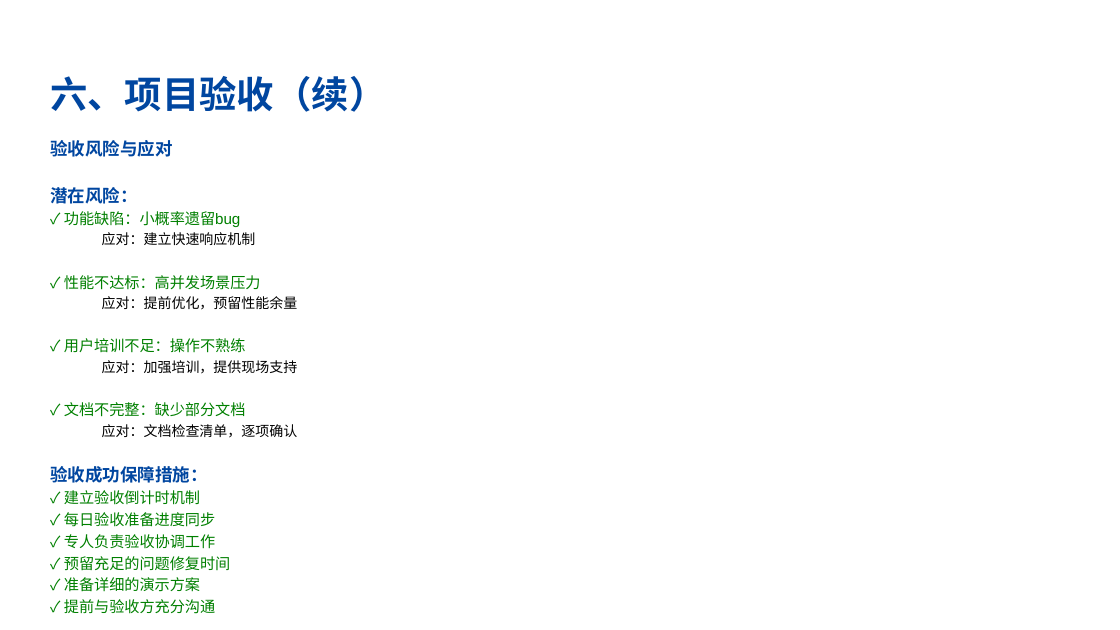
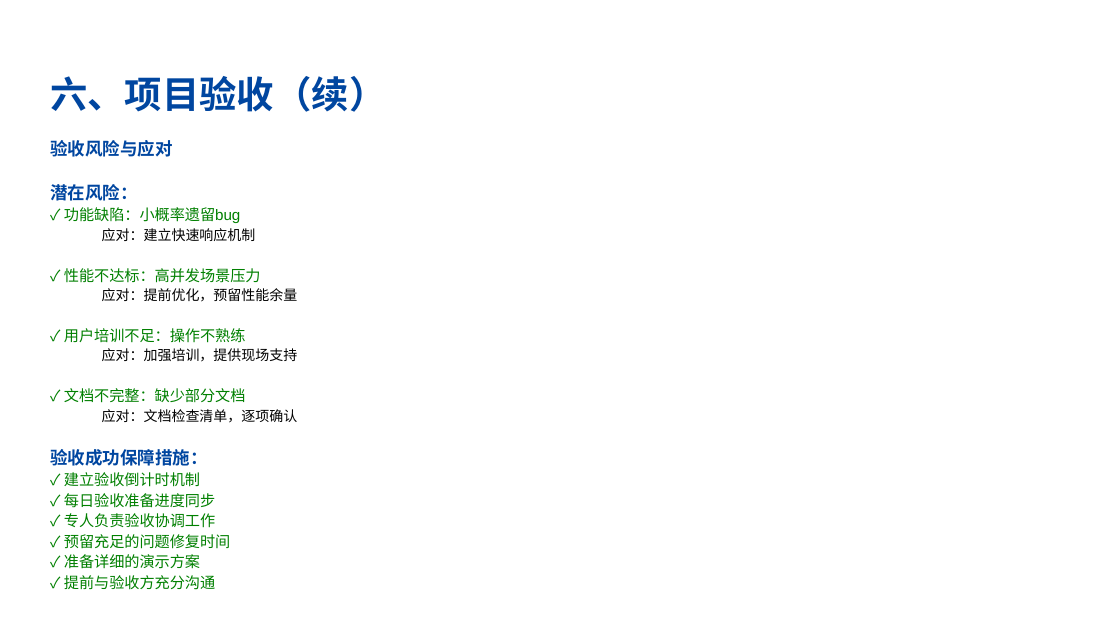
Before and after one commit to ctrlaomao/bjstarfish, a slide deck: slide 14 of report_ppt/融合.pptx. Drawn at 1120x630 pixels with LibreOffice and Linux fonts; fonts in the diff are those of the drawing; background and template pictures are left out. Boxes give left, top, right and bottom in pixels: in the first picture for what was removed or moved away, otherwise in the second. Text is boxed around its words. In the diff, an @@ line names an element or a change of style, - is before the commit and + after.

```diff
--- a/report_ppt/融合.pptx
+++ b/report_ppt/融合.pptx
@@ text "验收风险与应对" at (50,140,298,590): less space between paragraphs @@
```
Also in this commit, not shown: 13 other slides changed.
